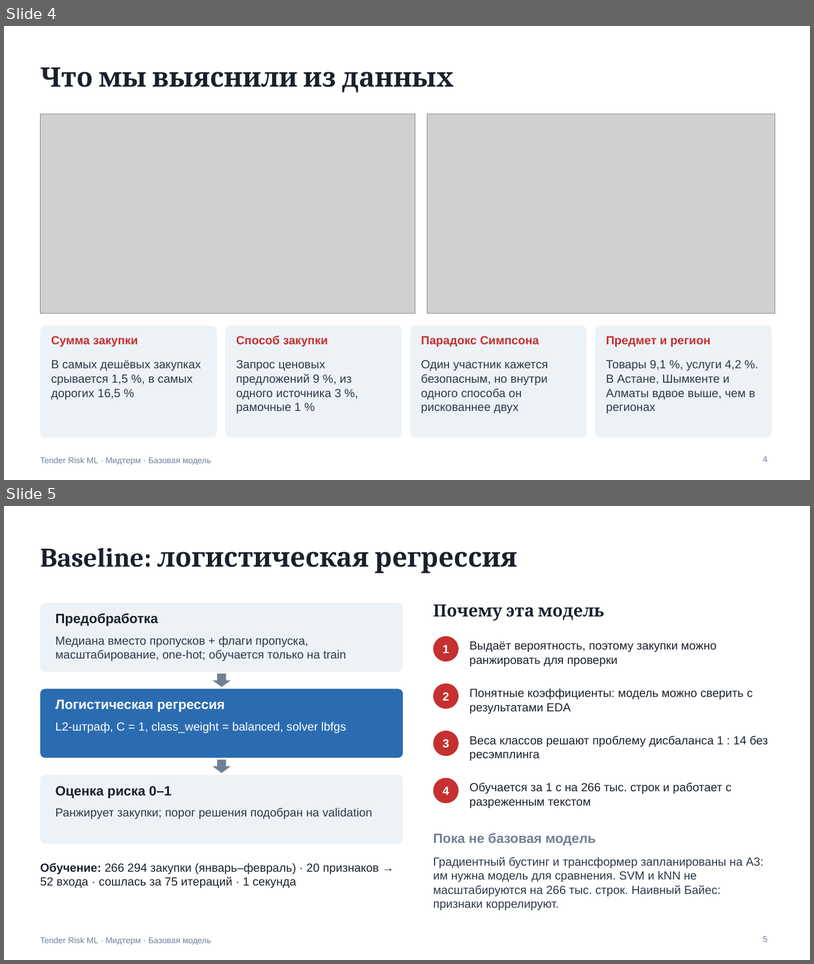
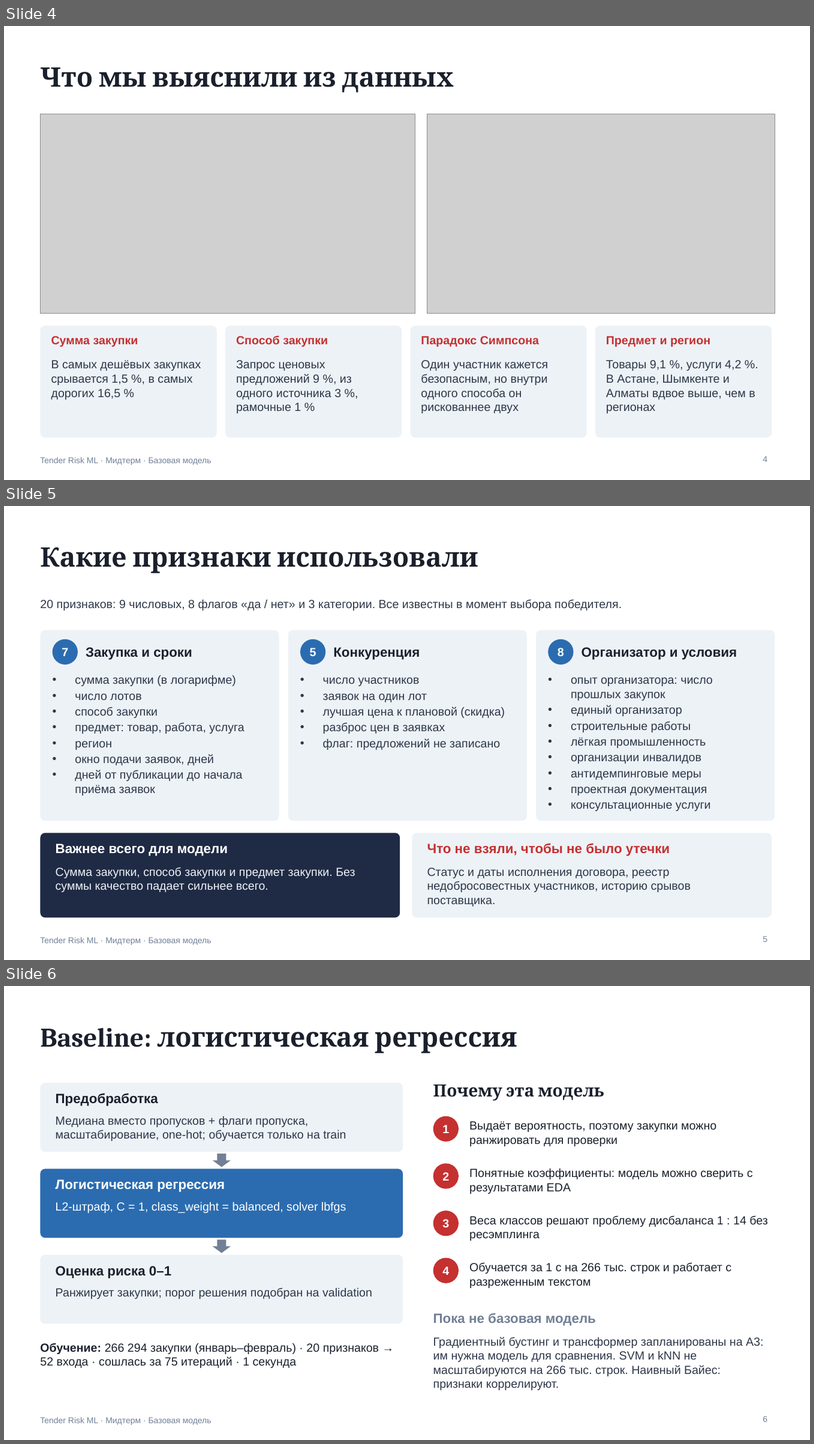
Before and after one commit to awzwz/tender-risk-ml, a slide deck: reports/midterm_slides_ru.pptx. Shown one above the other, each under a label of ours: slides 4 and 5 before the commit, slides 4, 5 and 6 after it. The pictures are 814x964 and 814x1444 pixels, drawn with LibreOffice and Linux fonts; fonts in the diff are those of the drawing; grey boxes stand for pictures. Boxes give left, top, right and bottom in pixels: in the first picture for what was removed or moved away, otherwise in the second. Text is boxed around its words. In the diff, an @@ line names an element or a change of style, - is before the commit and + after.

Commit message:
Midterm slides (RU): add a slide on the 20 features (groups, most important, what was excluded)

```diff
--- a/reports/midterm_slides_ru.pptx
+++ b/reports/midterm_slides_ru.pptx
@@ slide 5 added at box(4, 506, 810, 960), background #FFFFFF; not listed: 1 template element that a slide beside it also shows @@
@@ title added at box(40, 547, 478, 573), 32 pt, text #1A202C, bold @@
+Какие признаки использовали
@@ text added at box(40, 599, 622, 610), 14 pt, text #2D3748 @@
+20 признаков: 9 числовых, 8 флагов «да / нет» и 3 категории. Все известны в момент выбора победителя.
@@ rounded rectangle added at box(40, 630, 279, 820), fill #EDF2F7 @@
@@ rounded rectangle added at box(288, 630, 527, 820), fill #EDF2F7 @@
@@ rounded rectangle added at box(536, 630, 776, 820), fill #EDF2F7 @@
@@ ellipse added at box(53, 639, 78, 664), fill #2B6CB0 @@
@@ text added at box(62, 648, 68, 656), 14 pt, text #FFFFFF, bold @@
+7
@@ text added at box(86, 647, 192, 660), 16 pt, text #1A202C, bold @@
+Закупка и сроки
@@ ellipse added at box(300, 639, 326, 664), fill #2B6CB0 @@
@@ text added at box(310, 648, 317, 656), 14 pt, text #FFFFFF, bold @@
+5
@@ text added at box(333, 647, 420, 660), 16 pt, text #1A202C, bold @@
+Конкуренция
@@ ellipse added at box(548, 639, 574, 664), fill #2B6CB0 @@
@@ text added at box(558, 648, 564, 656), 14 pt, text #FFFFFF, bold @@
+8
@@ text added at box(582, 647, 737, 660), 16 pt, text #1A202C, bold @@
+Организатор и условия
@@ text added at box(75, 675, 244, 795), 14 pt, text #2D3748 @@
+• сумма закупки (в логарифме)
+• число лотов
+• способ закупки
+• предмет: товар, работа, услуга
+• регион
+• окно подачи заявок, дней
+• дней от публикации до начала приёма заявок
@@ text added at box(323, 677, 505, 750), 14 pt, text #2D3748 @@
+• число участников
+• заявок на один лот
+• лучшая цена к плановой (скидка)
+• разброс цен в заявках
+• флаг: предложений не записано
@@ text added at box(571, 677, 713, 811), 14 pt, text #2D3748 @@
+• опыт организатора: число прошлых закупок
+• единый организатор
+• строительные работы
+• лёгкая промышленность
+• организации инвалидов
+• антидемпинговые меры
+• проектная документация
+• консультационные услуги
@@ rounded rectangle added at box(40, 832, 400, 918), fill #1F2A44 @@
@@ text added at box(56, 843, 228, 856), 16 pt, text #FFFFFF, bold @@
+Важнее всего для модели
@@ rounded rectangle added at box(413, 832, 772, 918), fill #EDF2F7 @@
@@ text added at box(428, 843, 670, 856), 16 pt, text #C53030, bold @@
+Что не взяли, чтобы не было утечки
@@ text added at box(56, 867, 355, 892), 14 pt, text #EDF2F7 @@
+Сумма закупки, способ закупки и предмет закупки. Без суммы качество падает сильнее всего.
@@ text added at box(428, 867, 691, 906), 14 pt, text #2D3748 @@
+Статус и даты исполнения договора, реестр недобросовестных участников, историю срывов поставщика.
@@ page number added at box(763, 936, 768, 942), 10 pt, text #718096 @@
+5
@@ what was slide 5 is now slide 6 @@
@@ page number at box(763, 1416, 768, 1422): text changed @@
-5
+6
```
Also in this commit, not shown: 2 other files.
